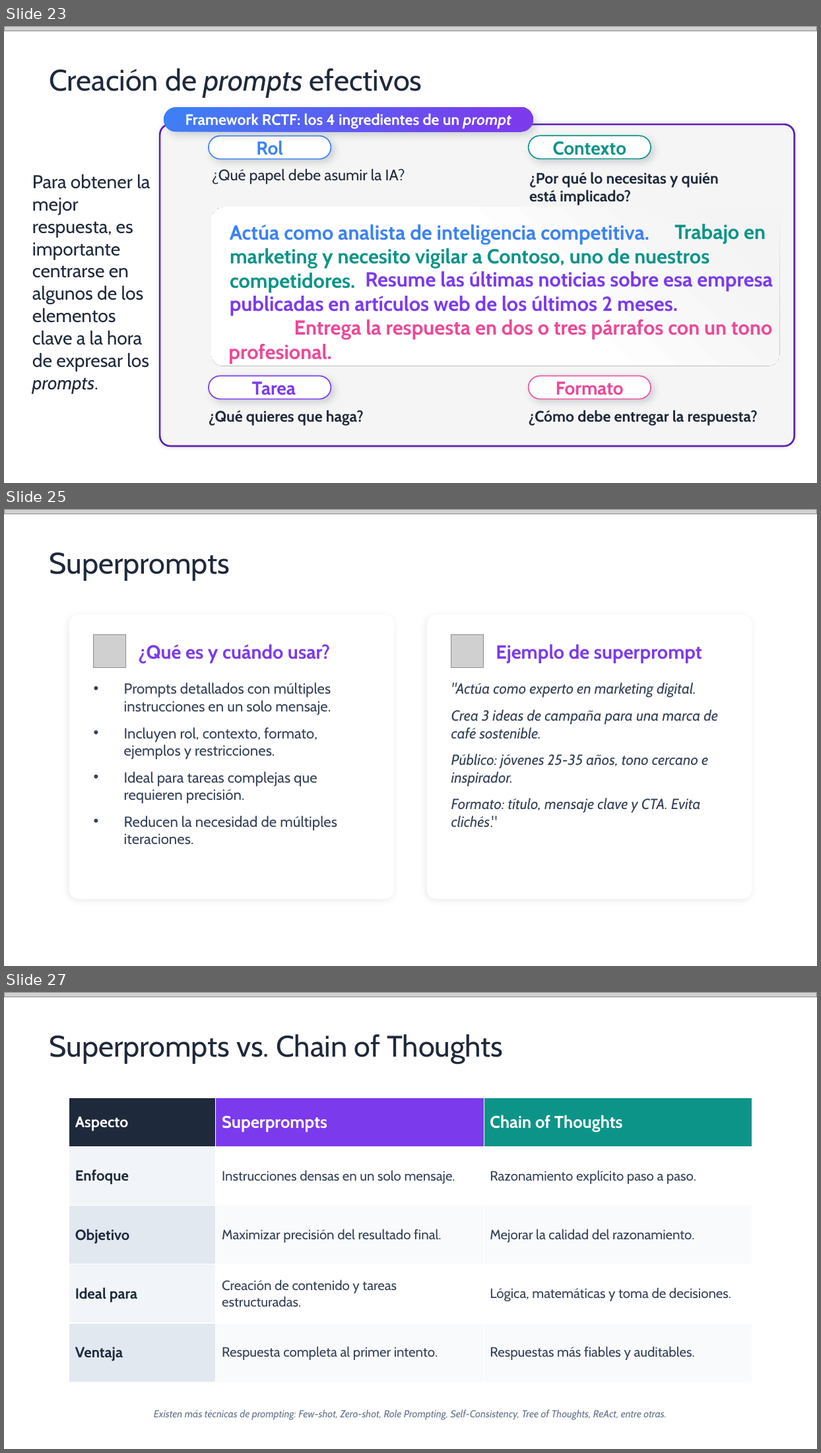
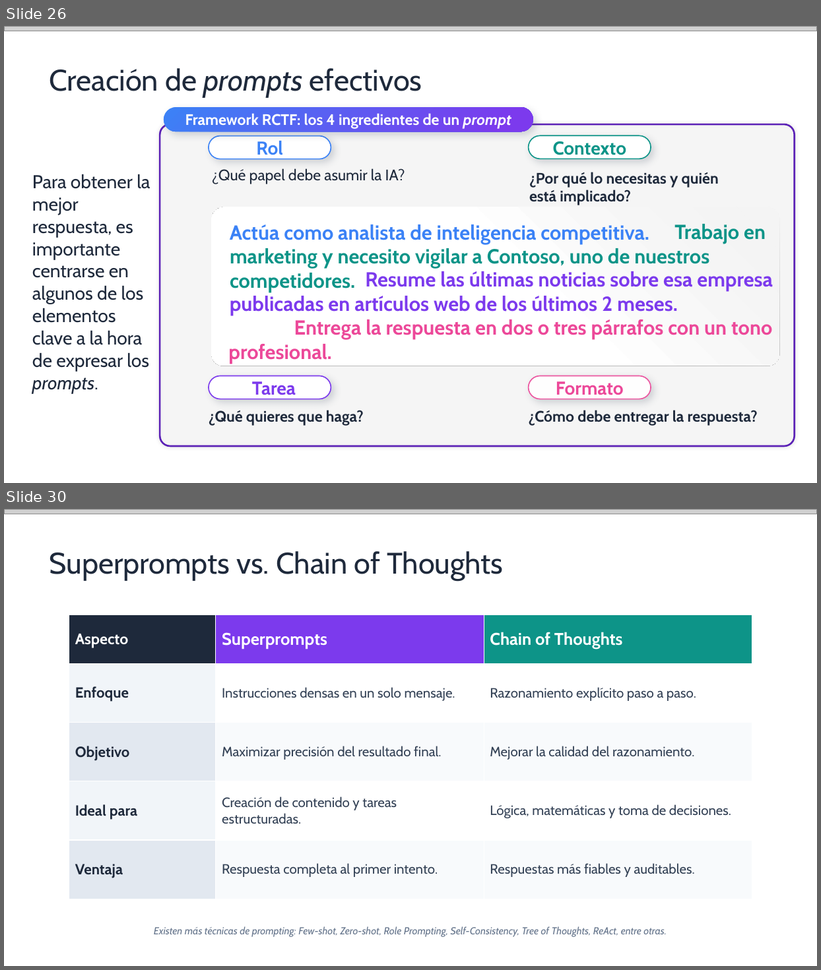
Before and after one commit to quizeth/Labs, a slide deck: IA y Copilot para business professionals/IA Generativa y Microsoft Copilot para profesionales.pptx. Shown one above the other, each under a label of ours: slides 23, 25 and 27 before the commit, slides 26 and 30 after it; the slides between them are not shown. The pictures are 821x1453 and 821x970 pixels, drawn with LibreOffice and Linux fonts; fonts in the diff are those of the drawing; grey boxes stand for pictures. Boxes give left, top, right and bottom in pixels: in the first picture for what was removed or moved away, otherwise in the second. Text is boxed around its words. In the diff, an @@ line names an element or a change of style, - is before the commit and + after.

```diff
--- a/IA y Copilot para business professionals/IA Generativa y Microsoft Copilot para profesionales.pptx
+++ b/IA y Copilot para business professionals/IA Generativa y Microsoft Copilot para profesionales.pptx
@@ slide 25 removed at (4,509,817,966), background #FFFFFF @@
@@ picture removed at (4,509,817,514) @@
@@ text removed at (49,553,230,581) @@
-Superprompts
@@ rounded rectangle removed at (69,615,395,900) @@
@@ rounded rectangle removed at (426,615,752,900) @@
@@ picture removed at (94,635,126,667) @@
@@ text removed at (138,644,330,663) @@
-¿Qué es y cuándo usar?
@@ picture removed at (451,635,483,667) @@
@@ text removed at (496,644,702,663) @@
-Ejemplo de superprompt
@@ text removed at (124,683,337,845) @@
-• Prompts detallados con múltiples instrucciones en un solo mensaje.
-• Incluyen rol, contexto, formato, ejemplos y restricciones.
-• Ideal para tareas complejas que requieren precisión.
-• Reducen la necesidad de múltiples iteraciones.
@@ text removed at (451,683,718,828) @@
-"Actúa como experto en marketing digital.
-Crea 3 ideas de campaña para una marca de café sostenible.
-Público: jóvenes 25-35 años, tono cercano e inspirador.
-Formato: título, mensaje clave y CTA. Evita clichés."
@@ what was slide 23 is now slide 26 @@
@@ what was slide 27 is now slide 30 @@
```
Also in this commit, not shown: 9 slides changed, 9 slides added, 1 other slide removed.
